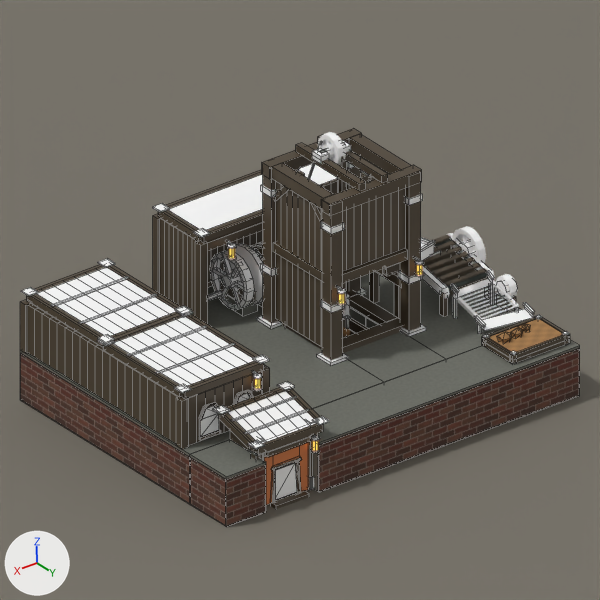
An edit to the Blender file src/DeepFrontier/Art/Source/MineralQuarry-ReferenceStudy.blend, drawn before and after from the same camera.
One viewpoint serves both versions: the file's camera 'Camera'. Arrows for +X, +Y and +Z are at lower left; the lights stay in place. The picture after the commit comes second. Mesh edges are drawn as thin lines on the coarser meshes.

Script lines for the objects in view, before the commit:
```python
ob_mineralquarry_architecture = bpy.data.objects.new('MineralQuarry.Architecture', me_mineralquarry_architecture)
ob_mineralquarry_architecture.location = (0.0, 0.0, 0.0)
ob_mineralquarry_door_grounddoor = bpy.data.objects.new('MineralQuarry.Door.GroundDoor', me_mineralquarry_door_grounddoor)
ob_mineralquarry_door_grounddoor.location = (0.0, 0.0, 0.0)
ob_quarry_hoistdrum = bpy.data.objects.new('Quarry.HoistDrum', me_quarry_hoistdrum)
ob_quarry_hoistdrum.location = (-5.1, -5.85, 1.62)
# also in view: 'Plane' at (0.0, 0.0, -0.04); 'Quarry.SortingSieve' at (-7.3, -2.83, 1.35)
```
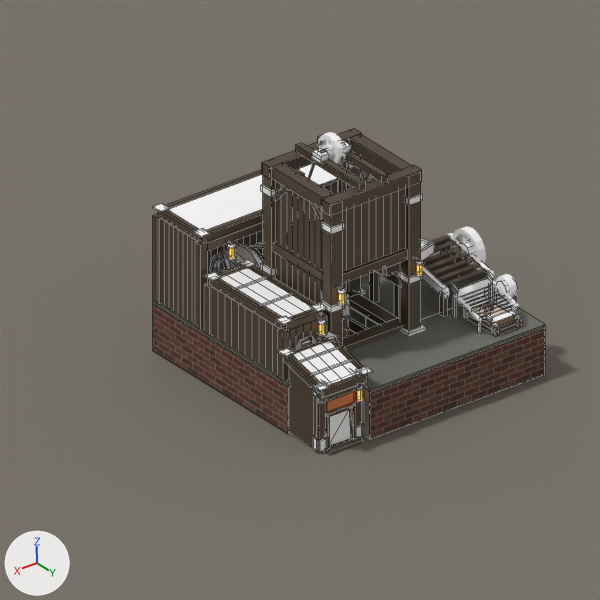
Diff of the bpy script that builds the scene:
```diff
--- a/src/DeepFrontier/Art/Source/MineralQuarry-ReferenceStudy.blend.py
+++ b/src/DeepFrontier/Art/Source/MineralQuarry-ReferenceStudy.blend.py
@@ me_mineralquarry_architecture @@
-me_mineralquarry_architecture.from_pydata(...)  # 4029 vertices, 2058 faces; spans x -8.0..0.0, y -7.0..-1.0, z -0.12..4.51
+me_mineralquarry_architecture.from_pydata(...)  # 3393 vertices, 1767 faces; spans x -8.0..-2.9, y -7.0..-2.0, z -0.12..4.51
+# me_mineralquarry_architecture part 1: the loose piece of 7 vertices spanning x -4.4..0.0, y -7.0..-6.98, z -0.02..0.94 is copied, and the copy is scaled about its middle by (0.895, 74, 1), then moved by (-3.81, 4.23, 0.0), in mat_kiln_deposited_cement_dust; it spans x -7.98..-4.04, y -3.5..-2.02, z -0.02..0.94
+# me_mineralquarry_architecture part 2: the loose piece of 8 vertices spanning x -8.0..-2.1, y -1.02..-1.0, z -0.02..0.94 is scaled about its middle by (0.671, 1, 1), then moved by (-0.97, -1.0, 0.0)
+# me_mineralquarry_architecture part 3: the loose piece of 8 vertices spanning x -8.0..-2.1, y -2.06..-1.0, z 0.94..1.0 is scaled about its middle by (0.671, 1.42, 1), then moved by (-0.97, -1.22, 0.0)
+# me_mineralquarry_architecture part 4: the loose piece of 8 vertices spanning x -6.66..-6.6, y -1.99..-1.21, z 1.02..1.11 is moved by (-0.39, -1.02, 0.0)
+# me_mineralquarry_architecture part 5: the loose piece of 8 vertices spanning x -7.9..-6.6, y -1.21..-1.15, z 1.02..1.11 is scaled about its middle by (0.477, 1, 1), then moved by (-0.05, -1.02, 0.0)
+# me_mineralquarry_architecture part 6: the loose piece of 8 vertices spanning x -6.66..-6.6, y -1.99..-1.21, z 1.12..1.2 is moved by (-0.39, -1.02, 0.0)
+# me_mineralquarry_architecture part 7: the loose piece of 8 vertices spanning x -7.9..-7.84, y -1.99..-1.21, z 1.12..1.2 is moved by (0.29, -1.02, 0.0)
+# me_mineralquarry_architecture part 8: a new loose piece, a box spanning x -7.61..-6.99, y -2.23..-2.17, z 1.115..1.195, in mat_irregularplanks_darkbrown_ironteeth (its picture is missing)
+# me_mineralquarry_architecture part 9: the loose piece of 8 vertices spanning x -6.7..-6.61, y -2.04..-1.95, z 1.0..1.22 is moved by (-0.39, -0.23, 0.0)
+# me_mineralquarry_architecture part 10: the loose piece of 8 vertices spanning x -7.89..-7.8, y -1.25..-1.16, z 1.0..1.22 is moved by (0.29, -1.02, 0.0)
+# me_mineralquarry_architecture part 11: the loose piece of 11 vertices spanning x -7.02..-6.76, y -1.84..-1.61, z 1.14..1.34 is moved by (-0.24, -1.02, 0.0)
+# me_mineralquarry_architecture part 12: the loose piece of 11 vertices spanning x -7.28..-7.06, y -1.85..-1.63, z 1.14..1.32 is moved by (-0.09, -1.02, 0.0)
+# me_mineralquarry_architecture part 13: the loose piece of 11 vertices spanning x -7.52..-7.36, y -1.89..-1.73, z 1.15..1.28 is moved by (0.04, -1.02, 0.0)
+# me_mineralquarry_architecture part 14: the loose piece of 8 vertices spanning x -2.2..-2.05, y -1.33..-1.17, z 0.0..1.34 is moved by (-0.97, -1.0, 0.0)
+# me_mineralquarry_architecture part 15: the loose piece of 8 vertices spanning x -2.05..-2.02, y -1.36..-1.14, z 0.0..0.23 is moved by (-0.97, -1.0, 0.0)
+# me_mineralquarry_architecture part 16: the loose piece of 6 vertices spanning x -2.2..-2.05, y -1.17..-1.14, z 0.0..0.23 is moved by (-0.97, -1.0, 0.0)
+# me_mineralquarry_architecture part 17: 263 loose pieces with 1469 vertices, spanning x -7.9..0.0, y -7.0..-1.0, z -0.12..2.2, are deleted
+# me_mineralquarry_architecture part 18: 6 vertices moved from x -8.0..-4.4, y -2.06, z -0.02..1.0 to x -8.0..-4.04, y -3.5, z -0.02..1.0; 32 vertices removed from x -8.0..0.0, y -7.0..-1.02, z -0.02..1.25; 829 vertices added at x -8.0..-2.9, y -7.0..-2.0, z -0.12..2.16
+# me_mineralquarry_architecture part 19: 480 kept faces spanning x -8.0..-3.0, y -7.0..-2.8, z -0.02..4.38 get new texture (UV) coordinates
+# other edits to the shape of me_mineralquarry_architecture do not show in these pictures
 me_mineralquarry_architecture.materials.append(mat_basewood_darkbrown_ironteeth)
@@ me_mineralquarry_door_grounddoor @@
-me_mineralquarry_door_grounddoor.from_pydata(...)  # 88 vertices, 37 faces; spans x -2.0..-1.0, y -1.434..-1.14, z 0.0..1.0
+me_mineralquarry_door_grounddoor.from_pydata(...)  # 88 vertices, 37 faces; spans x -4.0..-3.0, y -2.434..-2.14, z 0.0..1.0
+# me_mineralquarry_door_grounddoor part 20: the whole mesh is moved by (-2.0, -1.0, 0.0)
 me_mineralquarry_door_grounddoor.materials.append(mat_basewood_darkbrown_ironteeth)
```

Pixel boxes (x1, y1, x2, y2) of what changed, in the pictures (600 x 600 px; the box of a moved part takes in the faces that stretch with it):
'MineralQuarry.Architecture', reshaped (30% narrower, 18% shorter)
    before: (20, 128, 580, 527)
    after: (153, 128, 545, 455)
'MineralQuarry.Door.GroundDoor', moved
    before: (264, 443, 308, 505)
    after: (318, 391, 356, 448)
part 1 of me_mineralquarry_architecture, added
    after: (364, 389, 370, 439)
part 2 of me_mineralquarry_architecture, moved or reshaped
    before: (318, 348, 580, 492)
    after: (370, 328, 545, 439)
part 3 of me_mineralquarry_architecture, moved or reshaped
    before: (313, 340, 580, 445)
    after: (349, 295, 545, 392)
part 4 of me_mineralquarry_architecture, moved or reshaped
    before: (484, 342, 511, 363)
    after: (466, 314, 493, 335)
part 5 of me_mineralquarry_architecture, moved or reshaped
    before: (511, 338, 570, 364)
    after: (493, 322, 522, 336)
part 6 of me_mineralquarry_architecture, moved or reshaped
    before: (484, 338, 511, 358)
    after: (466, 311, 493, 330)
part 7 of me_mineralquarry_architecture, moved or reshaped
    before: (540, 317, 566, 333)
    after: (493, 300, 517, 316)
part 8 of me_mineralquarry_architecture, added
    after: (493, 317, 522, 331)
part 9 of me_mineralquarry_architecture, moved or reshaped
    before: (483, 334, 490, 348)
    after: (492, 323, 499, 336)
part 10 of me_mineralquarry_architecture, moved or reshaped
    before: (562, 331, 569, 345)
    after: (514, 315, 522, 328)
part 11 of me_mineralquarry_architecture, moved or reshaped
    before: (497, 332, 512, 343)
    after: (475, 306, 487, 317)
part 12 of me_mineralquarry_architecture, moved or reshaped
    before: (510, 328, 522, 337)
    after: (485, 305, 491, 314)
part 13 of me_mineralquarry_architecture, moved or reshaped (not visible afterwards)
    before: (524, 324, 530, 331)
part 14 of me_mineralquarry_architecture, moved or reshaped
    before: (310, 434, 318, 477)
    after: (314, 396, 326, 440)
part 15 of me_mineralquarry_architecture, moved or reshaped
    before: (309, 477, 312, 490)
    after: (312, 437, 320, 453)
part 16 of me_mineralquarry_architecture, moved or reshaped
    before: (311, 477, 314, 489)
    after: (319, 438, 327, 452)
part 17 of me_mineralquarry_architecture, deleted
    before: (20, 259, 570, 527)
part 18 of me_mineralquarry_architecture, reshaped
    before: (20, 262, 531, 491)
    after: (153, 216, 518, 455)
part 19 of me_mineralquarry_architecture, surface changed
    before: (158, 232, 515, 360)
    after: (158, 232, 512, 351)
'Quarry.HoistDrum', unchanged, covered by the edit
    before: (210, 241, 263, 310)
    after: (210, 241, 263, 273)
